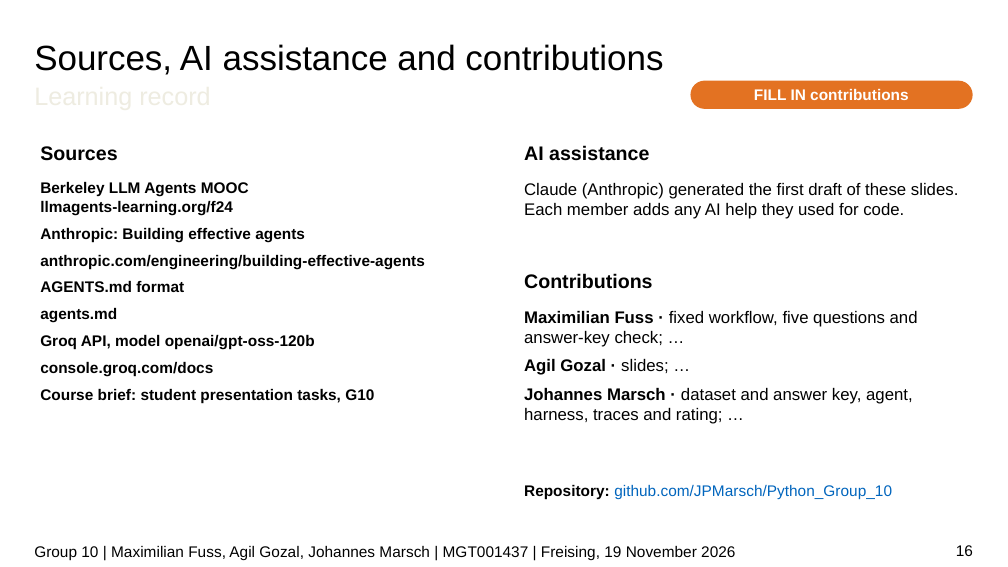
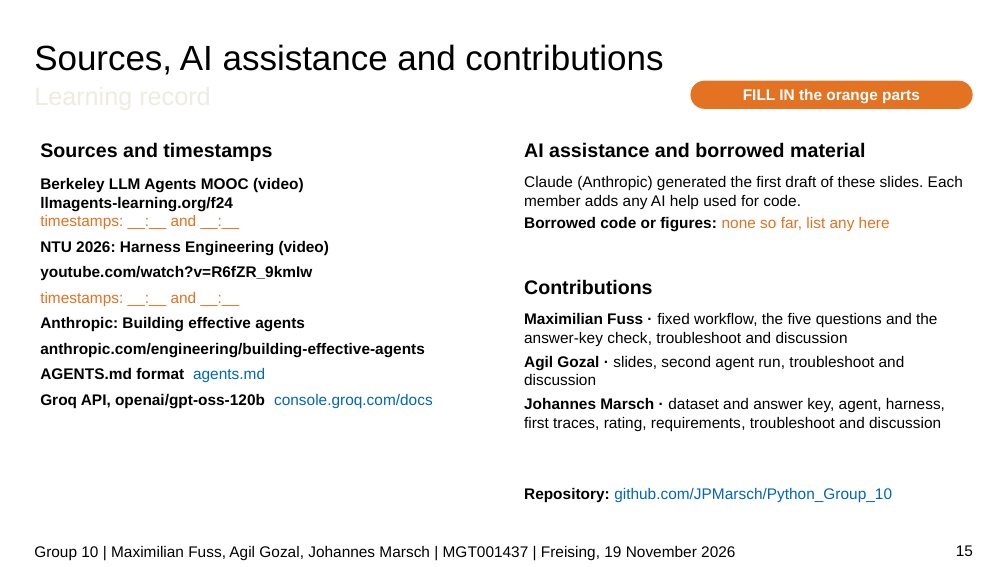
Before and after one commit to JPMarsch/Python_Group_10, a slide deck: slide 15 of presentation/G10_presentation_draft.pptx (slide 16 before the commit). Drawn at 1008x567 pixels with LibreOffice and Linux fonts; fonts in the diff are those of the drawing; background and template pictures are left out. Boxes give left, top, right and bottom in pixels: in the first picture for what was removed or moved away, otherwise in the second. Text is boxed around its words. In the diff, an @@ line names an element or a change of style, - is before the commit and + after.

```diff
--- a/presentation/G10_presentation_draft.pptx
+++ b/presentation/G10_presentation_draft.pptx
@@ text in rounded rectangle at [743, 89, 920, 104]: text changed @@
-FILL IN contributions
+FILL IN the orange parts
@@ text at [40, 142, 272, 161]: text changed @@
-Sources
+Sources and timestamps
@@ text at [524, 142, 865, 158]: text changed @@
-AI assistance
+AI assistance and borrowed material
@@ text at [40, 178, 330, 306]: text changed; text colour #0065BD to #000000 @@
-Berkeley LLM Agents MOOC
-llmagents-learning.org/f24
+Berkeley LLM Agents MOOC (video)
+llmagents-learning.org/f24
+timestamps: __:__ and __:__
+NTU 2026: Harness Engineering (video)
+youtube.com/watch?v=R6fZR_9kmIw
+timestamps: __:__ and __:__
@@ text at [524, 176, 963, 232]: text changed; size 12 to 11 pt @@
-Claude (Anthropic) generated the first draft of these slides. Each member adds any AI help they used for code.
+Claude (Anthropic) generated the first draft of these slides. Each member adds any AI help used for code.
+Borrowed code or figures: none so far, list any here
@@ text "Contributions": place and size @@
-text "Contributions" at [524, 273, 653, 289]
+text "Contributions" at [524, 279, 653, 295]
@@ text at [40, 317, 425, 382]: less space between paragraphs @@
@@ text at [524, 313, 945, 431]: text changed; size 12 to 11 pt @@
-Maximilian Fuss · fixed workflow, five questions and answer-key check; …
-Agil Gozal · slides; …
-Johannes Marsch · dataset and answer key, agent, harness, traces and rating; …
+Maximilian Fuss · fixed workflow, the five questions and the answer-key check, troubleshoot and discussion
+Agil Gozal · slides, second agent run, troubleshoot and discussion
+Johannes Marsch · dataset and answer key, agent, harness, first traces, rating, requirements, troubleshoot and discussion
@@ text at [40, 394, 433, 408]: text changed @@
-Groq API, model openai/gpt-oss-120b
-console.groq.com/docs
-Course brief: student presentation tasks, G10
+Groq API, openai/gpt-oss-120b console.groq.com/docs
@@ page number at [956, 545, 973, 556]: text changed @@
-16
+15
```
Also in this commit, not shown: 10 other slides changed, 1 slide removed.
